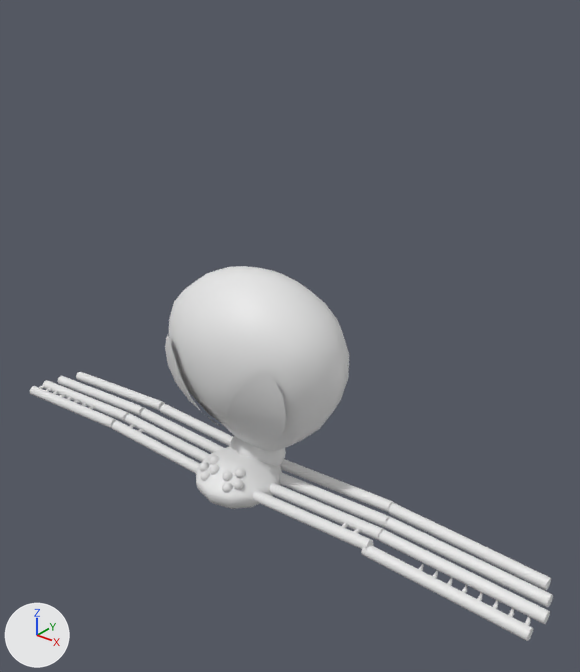
Renders of the Blender file Assets/Blender/Yorba/yorba.blend from each side of a commit.
One viewpoint serves both versions: a 50 mm lens placed at (5.02, -4.69, 4.11), pointed at (0.46, 1.01, 0.57). The lights are fixed; the arrows at lower left show +X, +Y and +Z. The picture after the commit comes second.

The older version as bpy lines, for what is in view:
```python
me_cylinder_011 = bpy.data.meshes.new('Cylinder.011')
me_cylinder_011.from_pydata(...)  # 96 vertices, 66 faces; spans x -1.69..-0.02, y 0.41..0.53, z -1.27..-1.11
me_cylinder_018 = bpy.data.meshes.new('Cylinder.018')
me_cylinder_018.from_pydata(...)  # 96 vertices, 66 faces; spans x 0.12..1.8, y 0.43..0.56, z -1.21..-0.98
me_cylinder_023 = bpy.data.meshes.new('Cylinder.023')
me_cylinder_023.from_pydata(...)  # 96 vertices, 66 faces; spans x 3.4..5.06, y 0.42..0.54, z -1.61..-1.28
ob_leg3_r_002 = bpy.data.objects.new('Leg3.R.002', me_cylinder_018)
ob_leg3_r_002.location = (0.0, 0.34, -0.04)
ob_leg3_r_002.rotation_euler = (0.0677, 0.0000417, -0.000953)  # degrees (3.9, 0, -0.1)
ob_leg4_r_001 = bpy.data.objects.new('Leg4.R.001', me_cylinder_011)
ob_leg4_r_001.location = (-1.75, 0.67, 0.04)
ob_leg4_r_001.rotation_euler = (0.0, -0.0494, 0.0)  # degrees (0, -2.8, 0)
ob_leg4_r_003 = bpy.data.objects.new('Leg4.R.003', me_cylinder_023)
ob_leg4_r_003.location = (-1.83, 0.6, -0.11)
ob_leg4_r_003.rotation_euler = (0.0681, -0.102, -0.00782)  # degrees (3.9, -5.8, -0.4)
# also in view: 'FakeEyes' at (0.0, 0.47, -0.07); 'Leg1.R.002' at (1.1, 0.5, -1.09); 'Leg1.R' at (-1.1, 0.5, -1.16); 'Head' at (0.0, 0.69, -1.16); 'Leg1.R.001' at (-2.71, 0.5, -1.2)
```
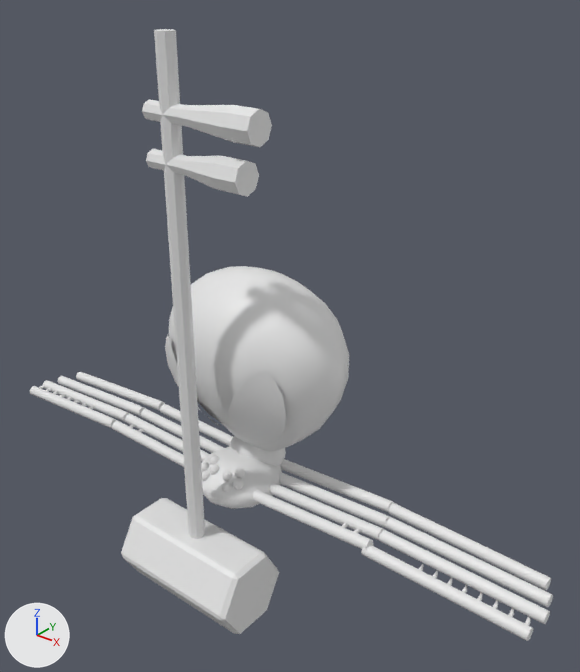
Where the change shows, as pixel boxes [x1, y1, x2, y2] in the pictures (580 x 672 px):
'ErhuBase', added: after [121, 498, 279, 634]
'ErhuStem', added: after [154, 29, 205, 539]
'ErhuPeg', added: after [142, 99, 272, 197]

What the commit changed:
Mesh me_cylinder_024 is new.
It has 64 vertices, 52 faces and spans x -0.249..0.975, y -0.145..0.145, z 4.129..4.832.
Mesh me_cylinder_015 is new.
It is an 8-sided cylinder along z spanning x -0.09..0.09, y -0.09..0.09, z 0.3..5.43.
Mesh me_cylinder_014 is new.
It has 36 vertices, 38 faces and spans x -0.78..0.78, y -0.44..0.44, z -0.4..0.4.
Object 'ErhuPeg' (ob_erhupeg) is new; it shows me_cylinder_024.
Its parent is ob_erhu.
Its location is (0.0, 0.0, 0.0977).
Object 'Erhu' (ob_erhu) is new.
Its location is (0.0, 0.0, -1.924).
Object 'ErhuStem' (ob_erhustem) is new; it shows me_cylinder_015.
Its parent is ob_erhu.
Its location is (0.0, 0.0, 0.0).
Object 'ErhuBase' (ob_erhubase) is new; it shows me_cylinder_014.
Its parent is ob_erhu.
Its location is (0.0, 0.0, 0.0).
